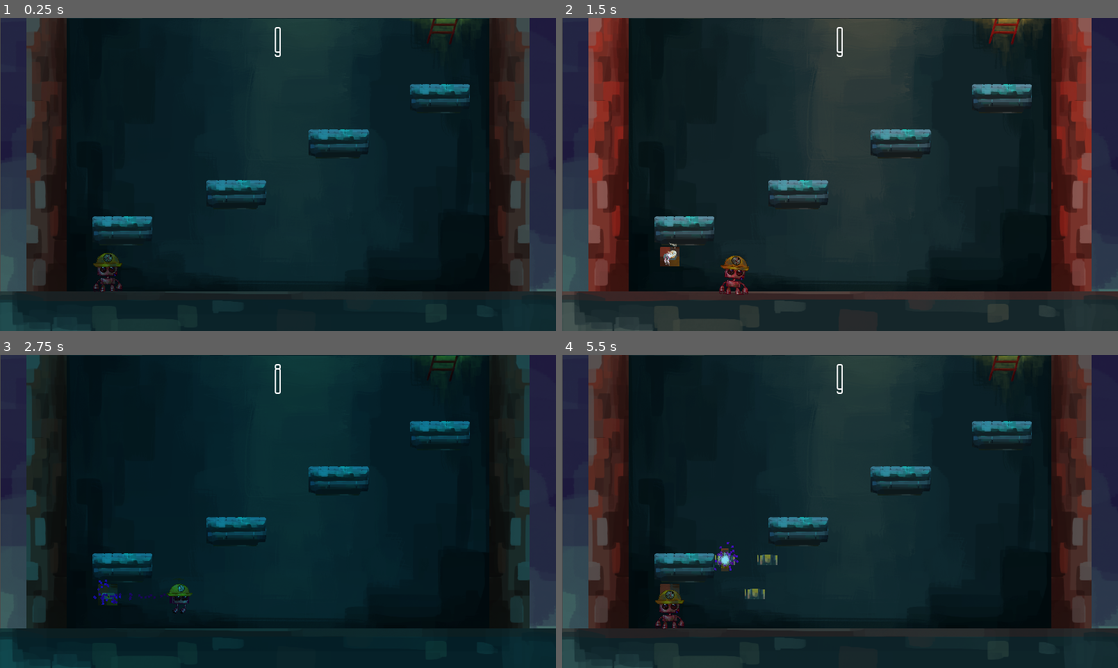
Above: before the commit, frames 1-4 (two rows, left to right).
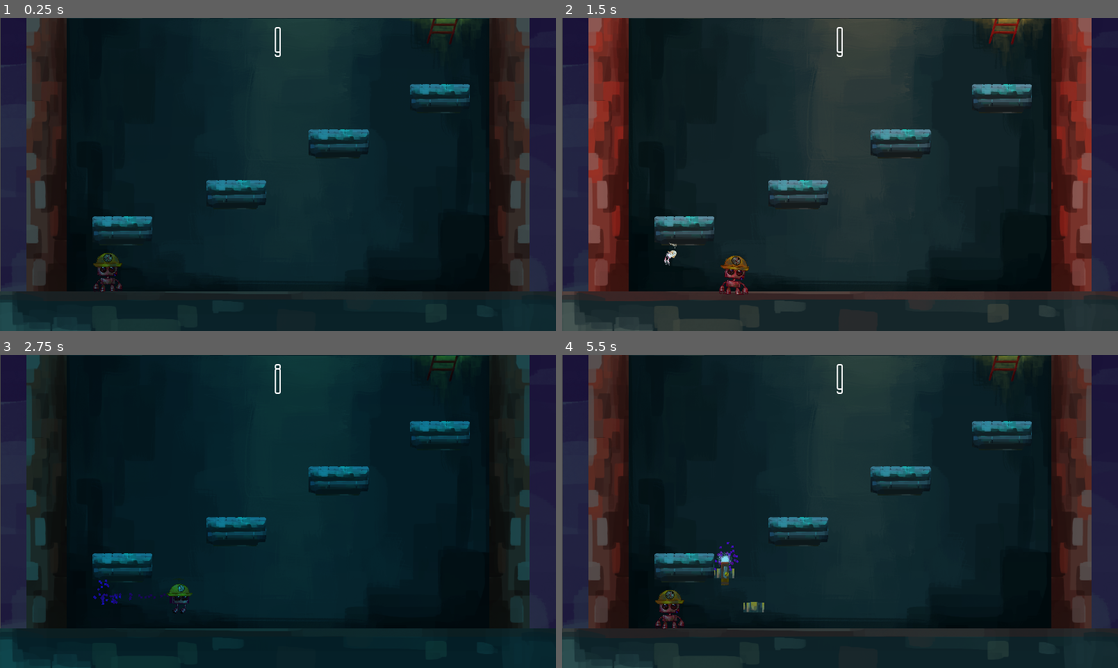
Above: after the commit, the same moments.

Repository: kcabra/clocky
Game: Godot game, scene res://levels/proto2.tscn
Same seed, same stepped clock (60 frames per second), same inputs: the game is played once before the commit and once after it.
Inputs:
- Up to frame 1 (0.25 s): no input
- Up to frame 2 (1.5 s): hold D (move_right) 0.53-1.28 s; hold Space (place) 0.53-1.28 s; hold Page Down (ui_page_down) from 1.28 s (still down); tap Space (place) at 1.35 s
- Up to frame 3 (2.75 s): release Page Down (ui_page_down) at 2.03 s; hold D (move_right) from 2.03 s (still down); hold Space (place) from 2.03 s (still down)
- Up to frame 4 (5.5 s): release D (move_right) at 2.78 s; release Space (place) at 2.78 s; hold W (move_up) 2.78-3.53 s; tap Space (place) at 2.85, 4.35 s; hold Space (place) 3.53-4.28 s; hold A (move_left) 3.53-5.03 s; hold Page Down (ui_page_down) from 5.03 s (still down); hold Space (place) from 5.03 s (still down)

The runs differ from the first frame. In frame 1, 1.5% of the frame differs, in the area x 0-100%, y 0-88%; in frame 2, 1.6%; in frame 3, 1.5%; in frame 4, 2.0%.

Commit message:
implement block holding

Diff:
--- a/levels/game_mode.gd
+++ b/levels/game_mode.gd
@@ -6,49 +6,49 @@
 var player_repair
 
 export (bool) var godmode = false
-export (int, 1, 2) var current_level = 1
+export (int, 1, 5) var current_level = 1
 onready var timer = $Timer
 onready var camera = $Camera
 var player
 
 func _enter_tree():
-	player_run = preload(PLAYER_RUN_SCENE_PATH)
-	player_repair = preload(PLAYER_REPAIR_SCENE_PATH)
+    player_run = preload(PLAYER_RUN_SCENE_PATH)
+    player_repair = preload(PLAYER_REPAIR_SCENE_PATH)
 
 func _ready():
-	camera.connect("level_changed", self, "_on_level_changed")
-	timer.connect("timeout", self, "_on_level_timeout")
-	godmode = !godmode
-	switch_mode()
+    camera.connect("level_changed", self, "_on_level_changed")
+    timer.connect("timeout", self, "_on_level_timeout")
+    godmode = !godmode
+    switch_mode()
 
 func _on_level_timeout():
-	if !godmode:
-		get_tree().call_group("placed", "queue_free")
-	switch_mode()
+    if !godmode:
+        get_tree().call_group("placed", "queue_free")
+    switch_mode()
 
 func _on_level_changed():
-	current_level += 1
+    current_level += 1
 
 func switch_mode():
-	if player: player.die()
-	godmode = !godmode
-	if godmode:
-		$Modulator.play("modulate")
-		get_tree().call_group("placed", "queue_free")
-		player = player_repair.instance()
-		get_tree().set_group("level_transition", "one_way_collision", false)
-	else:
-		$Modulator.play_backwards("modulate")
-		player = player_run.instance()
-		get_tree().set_group("level_transition", "one_way_collision", true)
-	# assumes there's only one spawn active, must remove
-	# old spawn before adding a new one.
-	var spawn_array = get_tree().get_nodes_in_group("spawn")
-	player.position = spawn_array[current_level - 1].global_position
-	add_child(player)
-	timer.start()
+    if player: player.die()
+    godmode = !godmode
+    if godmode:
+        $Modulator.play("modulate")
+        get_tree().call_group("placed", "queue_free")
+        player = player_repair.instance()
+        get_tree().set_group("level_transition", "one_way_collision", false)
+    else:
+        $Modulator.play_backwards("modulate")
+        player = player_run.instance()
+        get_tree().set_group("level_transition", "one_way_collision", true)
+    # assumes there's only one spawn active, must remove
+    # old spawn before adding a new one.
+    var spawn_array = get_tree().get_nodes_in_group("spawn")
+    player.position = spawn_array[current_level - 1].global_position
+    add_child(player)
+    timer.start()
 
 func _process(delta):
-	$"UI/Label".text = String(floor(timer.time_left))
-	if Input.is_action_just_pressed("ui_page_down"):
-		switch_mode()
+    $"UI/Label".text = String(floor(timer.time_left))
+    if Input.is_action_just_pressed("ui_page_down"):
+        switch_mode()
--- a/levels/proto2.tscn
+++ b/levels/proto2.tscn
@@ -86,6 +86,7 @@
 [node name="ParallaxBackground" type="ParallaxBackground" parent="."]
 
 [node name="ParallaxLayer" type="ParallaxLayer" parent="ParallaxBackground"]
+motion_scale = Vector2( 1, 0.2 )
 
 [node name="Sprite" type="Sprite" parent="ParallaxBackground/ParallaxLayer"]
 position = Vector2( 0, -1488 )
--- a/player/Player_repair.gd
+++ b/player/Player_repair.gd
@@ -9,11 +9,21 @@
 
 func _ready():
     randomize()
+    blockspawn_timer.connect("timeout", self, "_hold_block")
     sprite.animation = "born"
     sprite.frame = 0
     sprite.playing = true
     yield(sprite, "animation_finished")
     block = false
+    blockspawn_timer.start()
+
+func die():
+    halt()
+    block = true
+    sprite.animation = "die"
+    sprite.playing = true
+    yield(sprite, "animation_finished")
+    self.queue_free()
 
 func get_input_dir():
     var dir = Vector2.ZERO
@@ -26,6 +36,9 @@
     if Input.is_action_pressed("move_down"):
         dir.y += 1
     return dir.normalized()
+
+func halt():
+    move_vec = Vector2.ZERO
 
 func _physics_process(delta):
     if !block:
@@ -54,19 +67,24 @@
         preload("res://obj/player_plat_vert.tscn"),
         ]
 
+onready var blockspawn_timer = $Timer
+var holding = false
+
+func _hold_block():
+    holding = true
+    var node = blocks[randi() % blocks.size()].instance()
+    $Position2D.add_child(node)
+
+func _release_block():
+    holding = false
+    var node = $Position2D.get_child(0)
+    var pos = node.global_position
+    $Position2D.remove_child(node)
+    node.position = pos
+    get_parent().add_child(node)
+    blockspawn_timer.start()
+
 func _input(event):
     if event.is_action_pressed("place"):
-        var node = blocks[randi() % blocks.size()].instance()
-        node.position = self.position
-        get_parent().add_child(node)
-
-func halt():
-    move_vec = Vector2.ZERO
-
-func die():
-    halt()
-    block = true
-    sprite.animation = "die"
-    sprite.playing = true
-    yield(sprite, "animation_finished")
-    self.queue_free()
+        if holding:
+            _release_block()
--- a/player/player_repair.tscn
+++ b/player/player_repair.tscn
@@ -73,3 +73,9 @@
 animation = "born"
 frame = 4
 playing = true
+
+[node name="Position2D" type="Position2D" parent="."]
+position = Vector2( 0, 31.024 )
+
+[node name="Timer" type="Timer" parent="."]
+one_shot = true
Not shown, added: holders/Clock_Strikes_Twelve-Clock_Man-1976178740.ogg.import
Not shown, added: holders/clock_warp.ogg.import
Binary file changed: player/assets/jump7.png
Not shown, added: holders/Clock_Strikes_Twelve-Clock_Man-1976178740.ogg
Not shown, added: holders/clock_warp.ogg
Not shown, added: player/assets/jump7.rar
